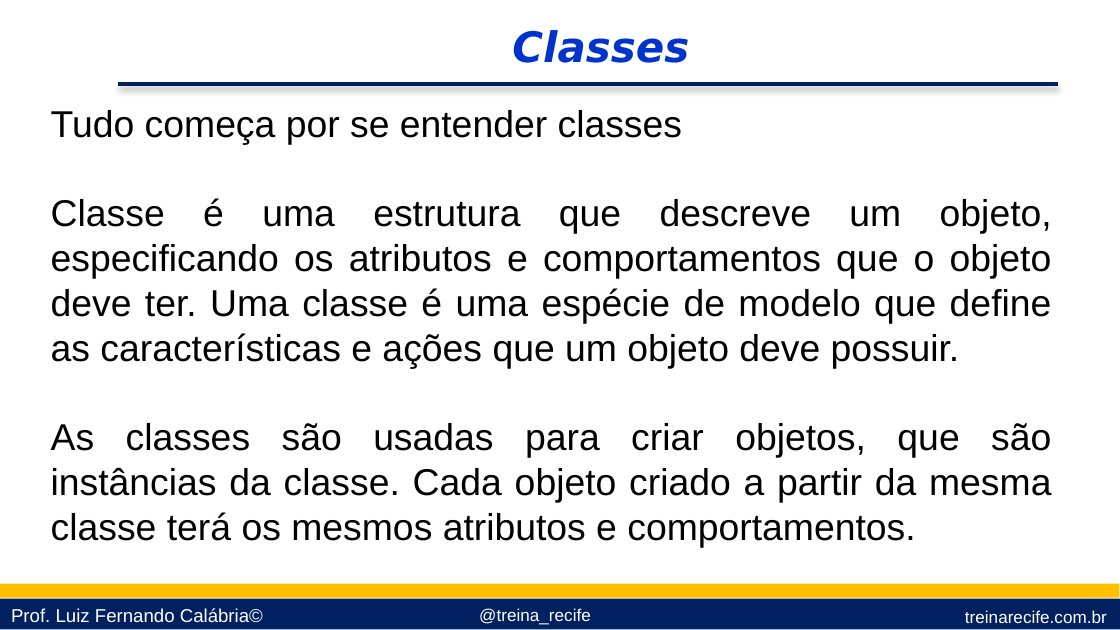
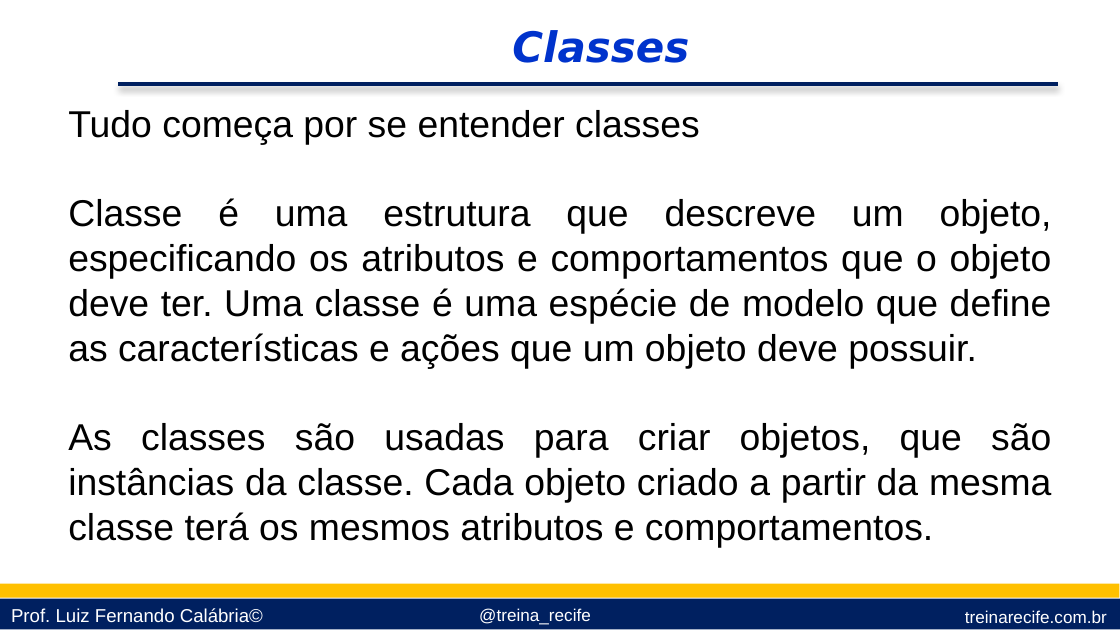
Before and after one commit to lfcalabria/pythonbasico, a slide deck: slide 3 of Apresentações/10 - Orientação a Objetos.pptx. Drawn at 1120x630 pixels with LibreOffice and Linux fonts; fonts in the diff are those of the drawing; background and template pictures are left out. Boxes give left, top, right and bottom in pixels: in the first picture for what was removed or moved away, otherwise in the second. Text is boxed around its words. In the diff, an @@ line names an element or a change of style, - is before the commit and + after.

```diff
--- a/Apresentações/10 - Orientação a Objetos.pptx
+++ b/Apresentações/10 - Orientação a Objetos.pptx
@@ text "Tudo começa por se entender ..." rewrapped from (51, 110, 1052, 548) to (68, 110, 1052, 548) @@
```
Also in this commit, not shown: 12 other slides changed, 9 slides added.
